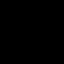
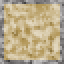
Comparing the layer stacks of the two 64 × 64 images. Changes:
showed group "Suspicious Sand" (8 layers) over <box>0,0,64,64</box>
added layer "suspicious_sand_0" in group "Suspicious Sand" over <box>0,0,64,64</box>
added group "Block levels copy" with 6 layers in group "Suspicious Sand" over <box>0,0,64,64</box>
added group "0 #1" with 2 layers in group "Block levels copy" over <box>0,0,64,64</box>
moved "gravel border for sand" into group "0 #1", painted on it over <box>0,0,64,64</box>
renamed "sand.png copy" to "basic sus sand", moved it into group "0 #1", painted on it over <box>0,0,64,64</box>
showed group "Suspicious Gravel" (8 layers) over <box>0,0,64,64</box>
added layer "suspicious_gravel_0" in group "Suspicious Gravel" over <box>0,0,64,64</box>
added group "Block levels" with 6 layers in group "Suspicious Gravel" over <box>0,0,64,64</box>
added group "0" with 2 layers in group "Block levels" over <box>0,0,64,64</box>
moved "sand border for gravel" into group "0", painted on it over <box>0,0,64,64</box>
renamed "gravel.png copy" to "basic sus gravel", moved it into group "0", painted on it over <box>0,0,64,64</box>
hid group "suspicious block texture" (44 layers) over <box>0,0,64,64</box>
moved "Layer #1" into group "color gradient references" over <box>0,0,64,64</box>
